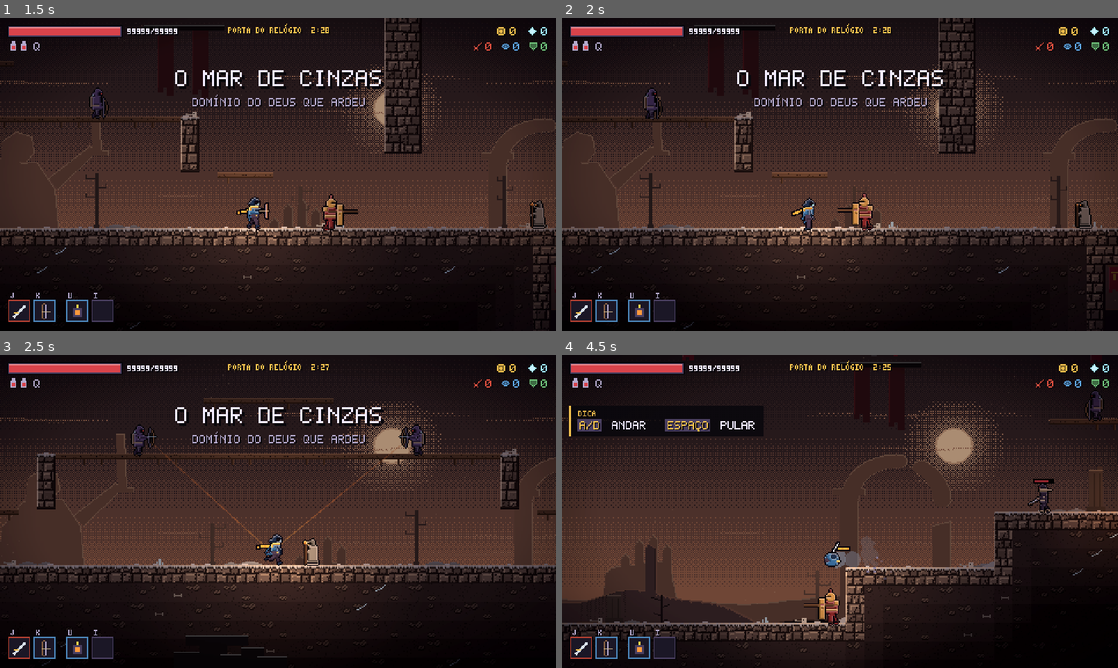
Above: before the commit, frames 1-4 (two rows, left to right).
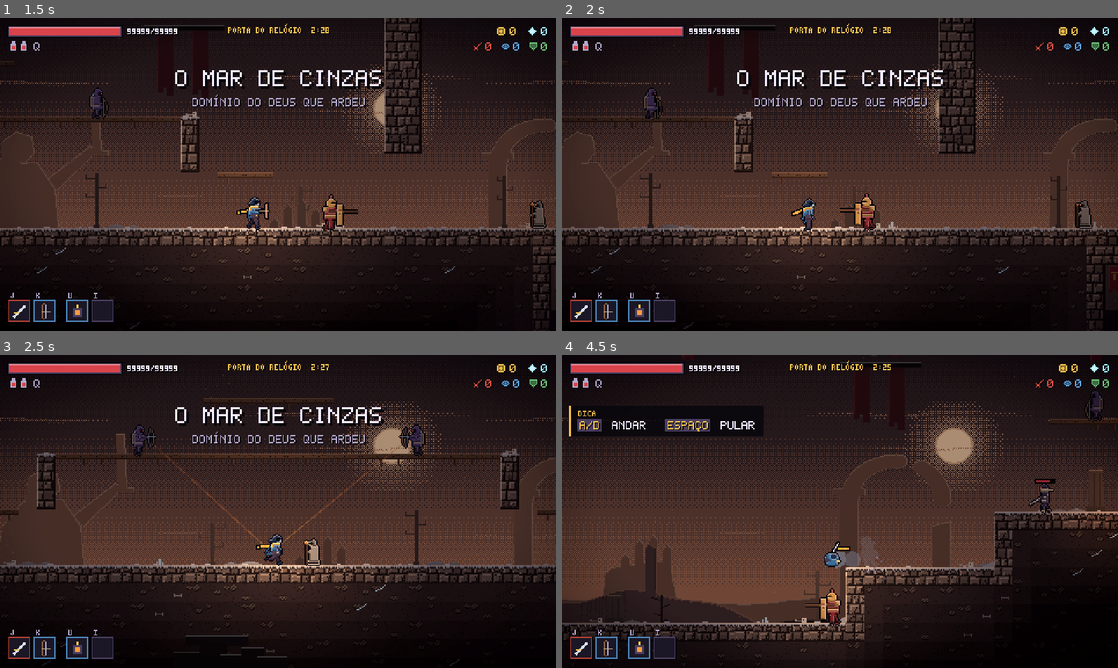
Above: after the commit, the same moments.

Repository: MrRobotS0/Roguevania
Game: Godot game, scene res://tests/shots.tscn
Two runs of this game, one before a commit and one after it. Both use one fixed random seed, a clock stepped at 60 frames per second and the inputs below. This scene is started directly instead of the project's main scene.
Inputs (mouse positions are in pixels of both pictures, inside the frame that each line leads up to):
- Up to frame 1 (1.5 s): tap Enter (confirm) at 0.5 s; move the mouse to (400, 158) at 0.52 s; hold D (right) 0.53-1.28 s; click (400, 158) at 0.6 s; tap Space (jump) at 0.77 s; move the mouse to (166, 190) at 1.27 s; hold S (down) from 1.28 s (still down); right-click (166, 190) at 1.35 s
- Up to frame 2 (2 s): keep holding S (down); tap Space (jump) at 1.52 s
- Up to frame 3 (2.5 s): move the mouse to (333, 442) at 2.02 s; release S (down) at 2.03 s; hold D (right) from 2.03 s (still down); tap Enter (confirm) at 2.1 s
- Up to frame 4 (4.5 s): move the mouse to (812, 574) at 2.77 s; release D (right) at 2.78 s; hold W (up) 2.78-3.53 s; tap Q (heal) at 2.85 s; click (812, 574) at 2.92 s; tap Space (jump) at 3.02, 3.77 s; move the mouse to (1006, 558) at 3.52 s; hold A (left) from 3.53 s (still down); tap E (interact) at 3.6 s; move the mouse to (673, 464) at 4.27 s; tap Shift (roll) at 4.35 s

Frame 1 is identical in both runs. In frame 2, 0.3% of the frame differs, in the area x 49-57%, y 56-68%; in frame 3, 0.1%; in frame 4, 0.3%, in the area x 43-89%, y 39-87%.

Commit message:
Inimigos com aceleração, pulam degrau e descem plataforma atrás do herói, pulinho ao apanhar

Diff:
--- a/scripts/enemies/enemy.gd
+++ b/scripts/enemies/enemy.gd
@@ -22,6 +22,8 @@
 var uses_gravity := true
 var unstoppable := false   # chefes: golpe comum não interrompe
 var tier_scaling := true   # vida cresce com a profundidade do andar (chefes já vêm prontos)
+var agile := true          # anda no chão: pula degrau e desce de plataforma atrás do herói
+var accel := 1800.0        # quanto demora para mudar de velocidade (dá peso ao corpo)
 
 var _stun := 0.0
 var _shown_hp := 0.0
@@ -149,6 +151,8 @@
 		velocity.x = d.dir * d.knock / weight
 		if d.lift > 0.0:
 			velocity.y = -d.lift / weight
+		elif uses_gravity and is_on_floor() and d.knock > 60.0:
+			velocity.y = -minf(d.knock * 0.4, 110.0) / weight
 		Fx.burst(center(), Palette.HIT, 12 if d.crit else 6, 180.0 if d.crit else 120.0)
 		Fx.streak(center(), d.dir, Palette.UI_CRIT if d.crit else Palette.SLASH)
 		Fx.impact(center() + Vector2(-d.dir * 3.0, 0), Palette.UI_CRIT if d.crit else Palette.FLASH, d.crit)
@@ -213,7 +217,11 @@
 		if state_time >= _stun:
 			set_state("chase")
 	else:
+		var before := velocity.x
 		think(delta)
+		# andar ganha aceleração; bote e investida (salto grande) continuam secos
+		if uses_gravity and accel > 0.0 and absf(velocity.x - before) < 200.0:
+			velocity.x = move_toward(before, velocity.x, accel * delta)
 	move_and_slide()
 	if body:
 		_update_sprite()
@@ -261,12 +269,22 @@
 	return room.clear_line(eye(), player.center())
 
 
-# Parede ou buraco à frente: não anda para lá.
+# Parede ou buraco à frente: não anda para lá. Quem é ágil, indo atrás do
+# herói, pula um degrau de até 2 blocos e se joga da beirada se ele está embaixo.
 func blocked(dir: int) -> bool:
 	var front := global_position.x + dir * (w * 0.5 + 2.0)
 	var wall := room.is_solid_at(Vector2(front, global_position.y - 4.0))
 	var floor_ahead := room.is_ground_at(Vector2(front, global_position.y + 4.0))
-	return wall or not floor_ahead
+	var chasing := agile and uses_gravity and player != null and player.alive() and signf(to_player().x) == dir
+	if wall:
+		if chasing and is_on_floor() and to_player().y < 8.0 				and not room.is_solid_at(Vector2(front, global_position.y - 36.0)) 				and not room.is_solid_at(Vector2(global_position.x, global_position.y - h - 30.0)):
+			var step := 2 if room.is_solid_at(Vector2(front, global_position.y - 20.0)) else 1
+			velocity.y = -330.0 if step == 1 else -430.0
+			return false
+		return true
+	if not floor_ahead:
+		return not (chasing and to_player().y > 20.0 and absf(to_player().x) < 160.0)
+	return false
 
 
 func front_rect(width: float, height: float, lift := 2.0) -> Rect2:
